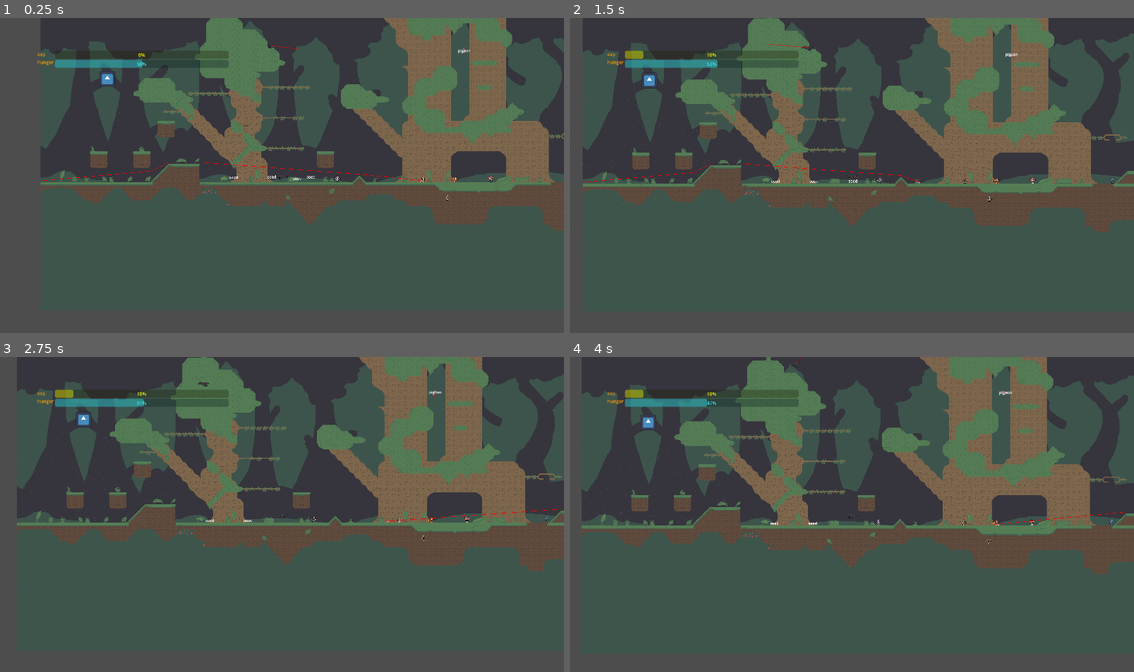
Above: before the commit, frames 1-4 (two rows, left to right).
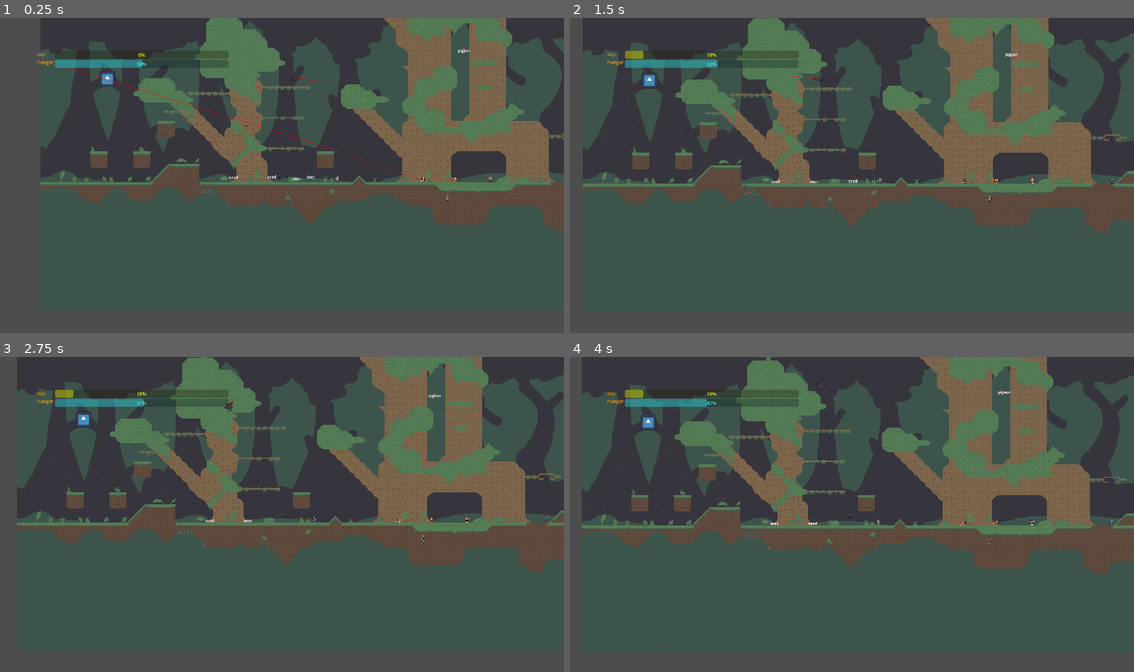
Above: after the commit, the same moments.

Repository: 2192375d/spring2djam
Game: Godot game, scene res://game/world.tscn
The game is run twice, just before and just after one commit, with the same random seed, the same clock (stepped at 60 frames per second) and the same inputs. The engine's default icon, where the game draws it, is replaced by a stand-in: a white triangle on a blue panel in a dark square.
Inputs:
- Up to frame 1 (0.25 s): no input
- Up to frame 2 (1.5 s): hold D (right) from 0.53 s (still down); tap Space (space) at 0.6, 1.35 s; tap W (up) at 0.77 s
- Up to frame 3 (2.75 s): tap W (up) at 1.52 s; release D (right) at 2.03 s; hold A (left) from 2.03 s (still down); tap Space (space) at 2.1 s
- Up to frame 4 (4 s): release A (left) at 2.78 s; hold D (right) from 2.78 s (still down); tap Space (space) at 2.85, 3.6 s; tap W (up) at 3.02, 3.77 s

The runs differ from the first frame. In frame 1, 0.2% of the frame differs, in the area x 7-76%, y 8-53%; in frame 2, 0.1%; in frame 3, 0.1%; in frame 4, less than 0.1%.

Commit message:
feat: abandon paths temporarily for flying ones

Diff:
--- a/entity/flying_animal.gd
+++ b/entity/flying_animal.gd
@@ -10,9 +10,11 @@
 @export var vision_area : Area2D
 @export var eating_area : Area2D
 @onready var navagent : NavigationAgent2D = $NavigationAgent2D
+@onready var mind_timeout : Timer = $MindTimeOut
 
 var preylist : Array[Animal]
 var predatorlist : Array[Animal]
+var blacklistprey : Array[Animal]
 var accel_scale = 1
 
 func _ready() -> void:
@@ -36,9 +38,7 @@
 		if (!state_machine):
 			push_error("no state machine for", self)
 		self.state_machine.setup()
-	pass
-
-
+		mind_timeout.timeout.connect(func(): blacklistprey.clear())
 
 func player_movement(_delta: float) -> void:
 	velocity = Vector2.ZERO
@@ -80,17 +80,14 @@
 			animation.flip_h = true
 		elif velocity.x > 0:
 			animation.flip_h = false
-
-
-
-
 	move_and_slide()
 
 func _on_vision_body_entered(body: Node2D) -> void:
 	# check predator or prey
 	if body is Animal:
 		if body.entity_resource.hierarchy < entity_resource.hierarchy:
-			preylist.push_back(body)
+			if (not body in blacklistprey):
+				preylist.push_back(body)
 		elif body.entity_resource.hierarchy > entity_resource.hierarchy:
 			predatorlist.push_back(body)
 
--- a/entity/flying_states/chase.gd
+++ b/entity/flying_states/chase.gd
@@ -20,6 +20,11 @@
 	# prey escapes
 	if ((len(self.actor.preylist) >= 1 and self.actor.preylist[0] != target) or len(self.actor.preylist) == 0):
 		return FlyingState.Name.HEAD_BACK
+	# not making progress
+	if (self.actor.velocity.length() <= self.actor.speed/2):
+		self.actor.preylist.remove_at(self.actor.preylist.find(target))
+		self.actor.blacklistprey.push_back(target)
+		return FlyingState.Name.HEAD_BACK
 	#self.actor.velocity = (target.global_position - self.actor.global_position).normalized() * self.actor.speed
 	self.actor.navagent.target_position = target.global_position
 	self.actor.velocity = self.actor.global_position.direction_to(self.actor.navagent.get_next_path_position()).normalized() * self.actor.speed
--- a/entity/ground_animal.gd
+++ b/entity/ground_animal.gd
@@ -66,6 +66,14 @@
 			# default domain unassigned
 			if (domain_point == Vector2(0,0)):
 				domain_point = self.global_position
+	if self.velocity.x < 0.0:
+		animation.play("walk")
+		animation.flip_h = true
+	elif self.velocity.x > 0.0:
+		animation.play("walk")
+		animation.flip_h = false
+	else:
+		animation.play("idle")
 	move_and_slide()
 
 func player_movement(_delta: float) -> void:
@@ -76,14 +84,7 @@
 	elif Input.is_action_just_pressed("space"):
 			velocity.y = -500.0
 	var x_direction: float = sign(Input.get_axis("left", "right"))
-	if x_direction < 0.0:
-		animation.play("walk")
-		animation.flip_h = true
-	elif x_direction > 0.0:
-		animation.play("walk")
-		animation.flip_h = false
-	else:
-		animation.play("idle")
+
 	velocity.x = x_direction * speed
 
 
--- a/entity/scenes/butterfly.tscn
+++ b/entity/scenes/butterfly.tscn
@@ -119,3 +119,6 @@
 
 [node name="NavigationAgent2D" type="NavigationAgent2D" parent="." unique_id=2046640288]
 debug_enabled = true
+
+[node name="MindTimeOut" type="Timer" parent="." unique_id=1378948752]
+wait_time = 10.0
--- a/entity/scenes/crow.tscn
+++ b/entity/scenes/crow.tscn
@@ -155,7 +155,8 @@
 script = ExtResource("10_bjmkn")
 
 [node name="NavigationAgent2D" type="NavigationAgent2D" parent="." unique_id=1518083017]
-path_desired_distance = 100.0
-target_desired_distance = 100.0
-path_max_distance = 494.0
+target_desired_distance = 20.0
 debug_enabled = true
+
+[node name="MindTimeOut" type="Timer" parent="." unique_id=453542126]
+wait_time = 10.0
--- a/entity/scenes/duck.tscn
+++ b/entity/scenes/duck.tscn
@@ -175,3 +175,6 @@
 
 [node name="NavigationAgent2D" type="NavigationAgent2D" parent="." unique_id=1926987202]
 debug_enabled = true
+
+[node name="MindTimeOut" type="Timer" parent="." unique_id=1265954127]
+wait_time = 10.0
--- a/entity/scenes/pigeon.tscn
+++ b/entity/scenes/pigeon.tscn
@@ -175,3 +175,6 @@
 
 [node name="NavigationAgent2D" type="NavigationAgent2D" parent="." unique_id=1433299935]
 debug_enabled = true
+
+[node name="MindTimeOut" type="Timer" parent="." unique_id=583580222]
+wait_time = 10.0
--- a/entity/scenes/worm.tscn
+++ b/entity/scenes/worm.tscn
@@ -78,7 +78,7 @@
 radius = 12.539936
 
 [sub_resource type="CircleShape2D" id="CircleShape2D_cr74x"]
-radius = 588.8995
+radius = 153.95139
 
 [node name="Worm" type="CharacterBody2D" unique_id=1498860485 node_paths=PackedStringArray("animation", "state_machine", "vision_area", "eating_area")]
 modulate = Color(1, 0.6117647, 0.7176471, 1)
--- a/game/world.tscn
+++ b/game/world.tscn
@@ -690,7 +690,7 @@
 position = Vector2(1576, 961)
 
 [node name="Crow" parent="." unique_id=1761793004 instance=ExtResource("12_3ljsx")]
-position = Vector2(1815.0001, -124.99999)
+position = Vector2(2004.9999, 139.00002)
 
 [node name="Spawnpoint Marker" type="Marker2D" parent="." unique_id=1828503632]
 position = Vector2(1970, 953)
@@ -744,6 +744,7 @@
 shape = SubResource("RectangleShape2D_s7c85")
 
 [node name="NavigationRegion2D" type="NavigationRegion2D" parent="." unique_id=1749116905]
+visible = false
 navigation_polygon = SubResource("NavigationPolygon_j15d7")
 
 [node name="Pigeon" parent="." unique_id=740827731 instance=ExtResource("14_s7c85")]
